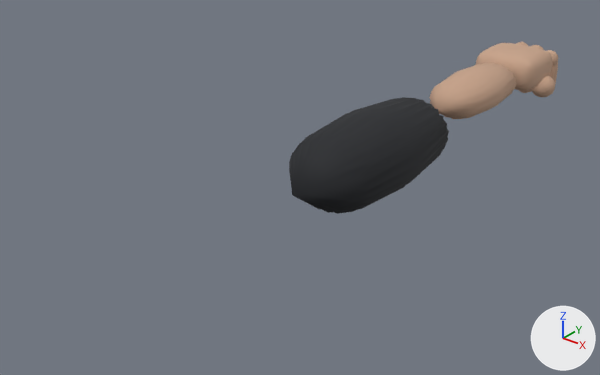
The glTF model godot/models/people/his_fist_l.glb: old version first, new version second.
Before and after are seen from a camera (50 mm lens) standing at (0.465, -1.012, 0.353) and looking at (-0.048, -0.371, -0.045). The lights are fixed; the arrows at lower right show +X, +Y and +Z. The older version comes first. Vertices at exactly the same position are counted once.

Names of what the first picture shows: 'his_fist_l'.
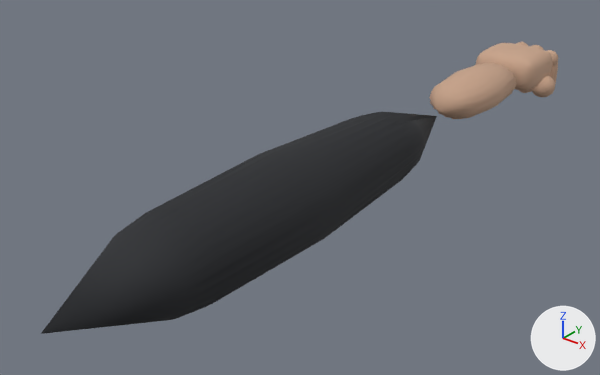
Pixel boxes (x1, y1, x2, y2) of what changed, in the pictures (600 x 375 px):
'his_fist_l', reshaped (92% wider, 69% taller)
    before: (289, 42, 558, 214)
    after: (41, 42, 558, 334)
part 1 of me_cube, rebuilt (147% wider, 89% taller)
    before: (289, 97, 449, 214)
    after: (41, 112, 437, 334)

What changed in the scene script:
```text
Change me_cube:
    used by ob_his_fist_l; location = (0.0, 0.0, 0.0)
    remove me_cube.from_pydata(...)  # 6550 vertices, 13032 faces; spans x -0.057..0.059, y -0.443..0.113, z -0.059..0.035
    add me_cube.from_pydata(...)  # 6574 vertices, 13080 faces; spans x -0.058..0.059, y -0.737..0.113, z -0.06..0.036
    me_cube part 1: the loose piece of 146 vertices spanning x -0.057..0.057, y -0.443..-0.157, z -0.059..0.035 is rebuilt with 170 vertices and now spans x -0.058..0.058, y -0.737..-0.163, z -0.06..0.036
```
